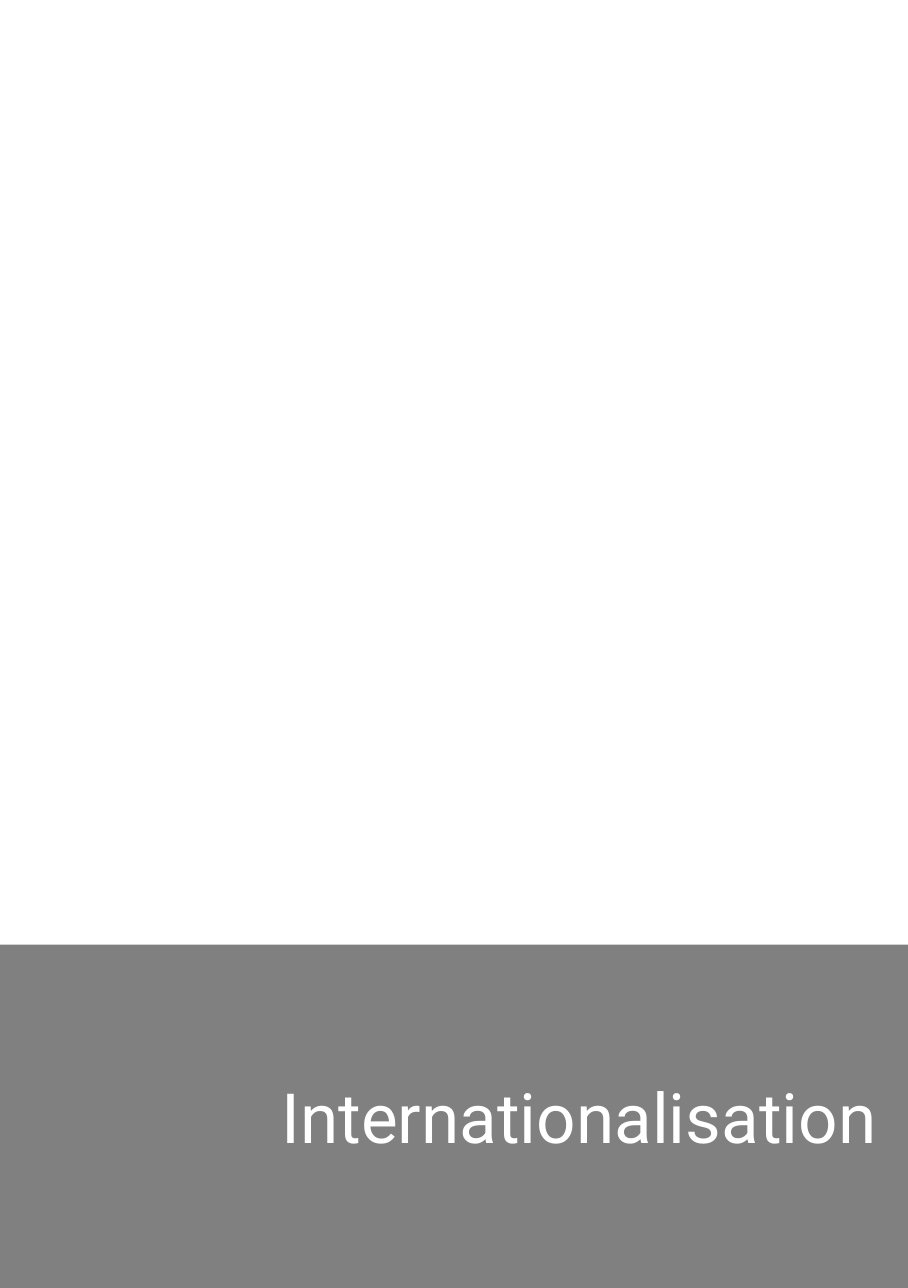
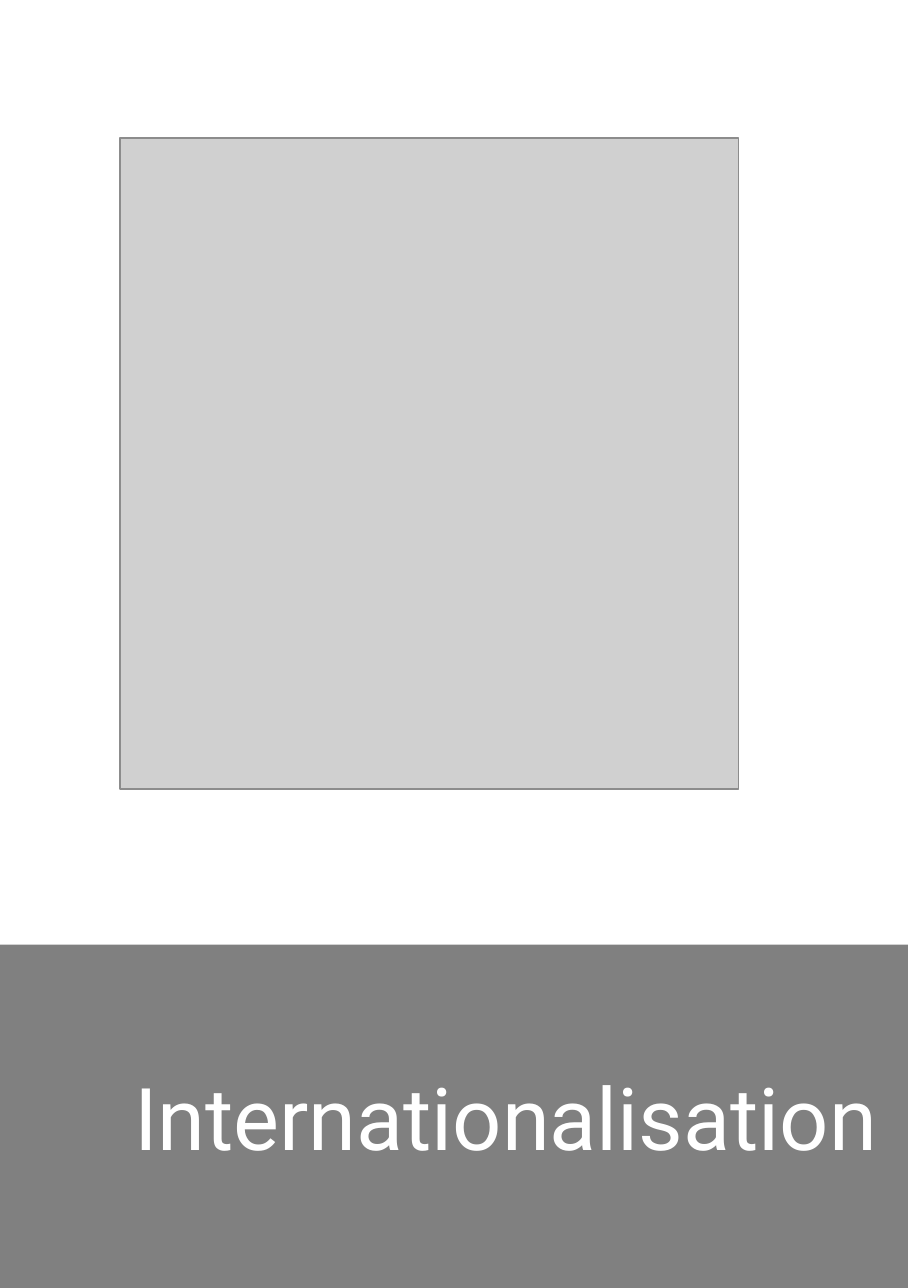
Before and after one commit to Zigazou/bonnes-pratiques-illustrees, a slide deck: slide 53 of bonnes-pratiques.odp (slide 17 before the commit). Drawn at 908x1288 pixels with LibreOffice and Linux fonts; fonts in the diff are those of the drawing; grey boxes stand for pictures. Boxes give left, top, right and bottom in pixels: in the first picture for what was removed or moved away, otherwise in the second. Text is boxed around its words. In the diff, an @@ line names an element or a change of style, - is before the commit and + after.

```diff
--- a/bonnes-pratiques.odp
+++ b/bonnes-pratiques.odp
@@ picture added at (120, 139, 738, 790) @@
@@ title "Internationalisation" at (134, 1085, 877, 1151): size 32 to 40 pt @@
```
Also in this commit, not shown: 24 other slides changed, 36 slides added, 7 other files.
